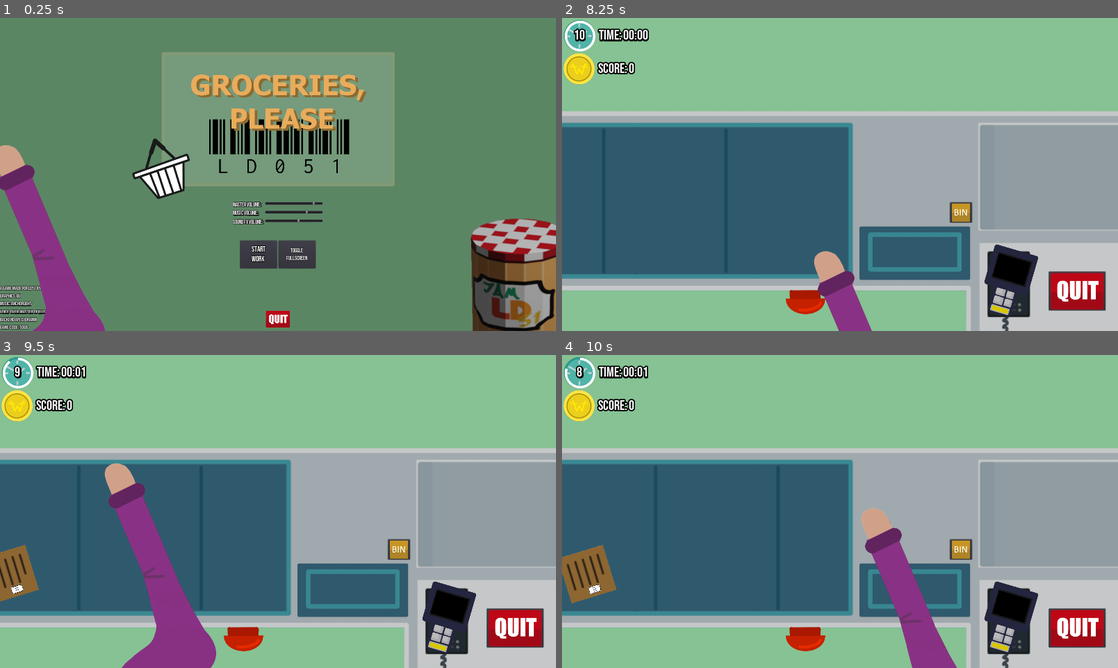
Above: before the commit, frames 1-4 (two rows, left to right).
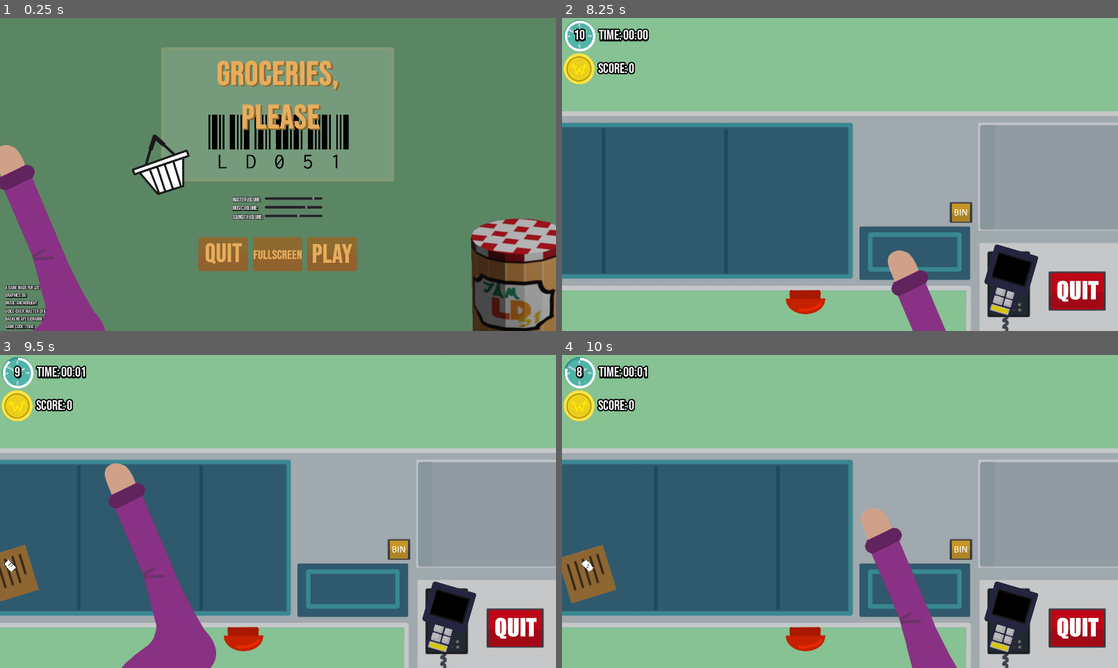
Above: after the commit, the same moments.

Repository: sboigelot/LD51
Game: Godot game, scene res://Scenes/MainMenu.tscn
Same seed, same stepped clock (60 frames per second), same inputs: the game is played once before the commit and once after it. Sound files missing from this copy of the repository are replaced by a short silence.
Inputs (mouse positions are in pixels of both pictures, inside the frame that each line leads up to; where the layout moved, square brackets give the same spot in the first picture):
- Up to frame 1 (0.25 s): no input
- Up to frame 2 (8.25 s): click (895, 252) [823, 255] at 0.5 s; click (917, 252) at 1.25 s; click (912, 252) at 2.02 s; type "12" at 2.1 s; click (1012, 284) at 2.75 s; click (806, 302) at 3.5 s; move the mouse to (962, 158) at 4.27 s; hold Right (ui_right) 4.28-5.03 s; tap Z at 4.35, 5.85, 7.35 s; click (962, 158) at 4.42 s; move the mouse to (728, 190) at 5.02 s; hold Down (ui_down) 5.03-5.78 s; tap Q at 5.1, 6.6 s; click (728, 190) at 5.17 s; move the mouse to (895, 105) at 5.77 s; hold Right (ui_right) 5.78-6.53 s; click (895, 105) at 5.92 s; move the mouse to (812, 237) at 6.52 s; hold Up (ui_up) 6.53-7.28 s; click (812, 237) at 6.67 s; move the mouse to (1006, 221) at 7.27 s; hold Left (ui_left) 7.28-8 s; click (1006, 221) at 7.42 s; tap Escape (ui_cancel) at 7.9 s; click (895, 252) [823, 255] at 8 s
- Up to frame 3 (9.5 s): move the mouse to (111, 464) at 8.77 s; hold Left (ui_left) from 8.78 s (still down); tap Q at 8.85 s; click (111, 464) at 8.92 s
- Up to frame 4 (10 s): move the mouse to (867, 511) at 9.52 s; release Left (ui_left) at 9.53 s; hold Down (ui_down) from 9.53 s (still down); tap Z at 9.6 s; click (867, 511) at 9.67 s

The runs differ from the first frame. In frame 1, 11% of the frame differs, in the area x 0-71%, y 9-100%; in frame 2, 2.9%; in frame 3, less than 0.1%; in frame 4, less than 0.1%.

Commit message:
End last stream

Diff:
--- a/LD51/Products/Cube/Fresch/Package.tscn
+++ b/LD51/Products/Cube/Fresch/Package.tscn
@@ -27,22 +27,22 @@
 [node name="BarcodesPlaceholder" type="Spatial" parent="RotationRoot"]
 
 [node name="FrontBarcode" parent="RotationRoot/BarcodesPlaceholder" instance=ExtResource( 3 )]
-transform = Transform( 0.0220767, 0, -0.999756, 0, 1, 0, 0.999756, 0, 0.0220767, -0.708234, 1.01192, 0.120253 )
+transform = Transform( -0.904938, 0, -0.425542, 0, 1, 0, 0.425542, 0, -0.904938, 0.333248, 1.04216, 0.120253 )
 
 [node name="BackBarcode" parent="RotationRoot/BarcodesPlaceholder" instance=ExtResource( 3 )]
-transform = Transform( 0.689569, -6.33133e-08, -0.72422, 0, -1, 8.74228e-08, -0.72422, -6.02841e-08, -0.689569, 0.618416, -1.02058, 0.551362 )
+transform = Transform( 0.689569, -6.33133e-08, -0.72422, 0, -1, 8.74228e-08, -0.72422, -6.02841e-08, -0.689569, 0.618416, -1.04492, 0.551362 )
 
 [node name="LeftBarcode" parent="RotationRoot/BarcodesPlaceholder" instance=ExtResource( 3 )]
-transform = Transform( -4.37114e-08, 1, -4.37114e-08, 0, -4.37114e-08, -1, -1, -4.37114e-08, 1.91069e-15, 1.00296, -0.634162, 0.329227 )
+transform = Transform( -4.37114e-08, 1, -4.37114e-08, 0, -4.37114e-08, -1, -1, -4.37114e-08, 1.91069e-15, 1.01915, -0.634162, 0.329227 )
 
 [node name="RightBarcode" parent="RotationRoot/BarcodesPlaceholder" instance=ExtResource( 3 )]
-transform = Transform( -4.37114e-08, -1, 4.37114e-08, 0.00141372, -4.37732e-08, -0.999999, 0.999999, -4.36496e-08, 0.00141372, -1.03415, -0.470939, -0.0326832 )
+transform = Transform( -4.37114e-08, -1, 4.37114e-08, 0.00141372, -4.37732e-08, -0.999999, 0.999999, -4.36496e-08, 0.00141372, -1.04848, -0.470939, -0.0326832 )
 
 [node name="TopBarcode" parent="RotationRoot/BarcodesPlaceholder" instance=ExtResource( 3 )]
-transform = Transform( 1, 0, 0, 0, -4.37114e-08, -1, 0, 1, -4.37114e-08, -0.340935, -0.557864, 1.02011 )
+transform = Transform( 1, 0, 0, 0, -4.37114e-08, -1, 0, 1, -4.37114e-08, -0.340935, -0.557864, 1.02952 )
 
 [node name="BottomBarcode" parent="RotationRoot/BarcodesPlaceholder" instance=ExtResource( 3 )]
-transform = Transform( 1, 0, 0, 0, -4.37114e-08, 1, 0, -1, -4.37114e-08, -0.509836, -0.803666, -1.01198 )
+transform = Transform( 1, 0, 0, 0, -4.37114e-08, 1, 0, -1, -4.37114e-08, -0.509836, -0.803666, -1.01699 )
 
 [connection signal="input_event" from="." to="." method="_on_Package_input_event"]
 [connection signal="clicked" from="RotationRoot/BarcodesPlaceholder/FrontBarcode" to="." method="_on_Barcode_clicked"]
--- a/LD51/Products/y30z130/CaptainChris/Package.tscn
+++ b/LD51/Products/y30z130/CaptainChris/Package.tscn
@@ -33,13 +33,13 @@
 transform = Transform( 0.400461, -8.01067e-08, -0.916314, 0, -1, 8.74228e-08, -0.916314, -3.50094e-08, -0.400461, 0.0495687, -0.30431, -0.0877775 )
 
 [node name="LeftBarcode" parent="RotationRoot/BarcodesPlaceholder" instance=ExtResource( 3 )]
-transform = Transform( -4.37114e-08, 1, -4.37114e-08, 0, -4.37114e-08, -1, -1, -4.37114e-08, 1.91069e-15, 1.01064, -0.122652, -0.886353 )
+transform = Transform( -4.37114e-08, 1, -4.37114e-08, 0, -4.37114e-08, -1, -1, -4.37114e-08, 1.91069e-15, 1.02816, -0.122652, -0.886353 )
 
 [node name="RightBarcode" parent="RotationRoot/BarcodesPlaceholder" instance=ExtResource( 3 )]
-transform = Transform( -4.37114e-08, -1, 4.37114e-08, 0, -4.37114e-08, -1, 1, -4.37114e-08, 1.91069e-15, -1.02216, -0.0224996, -0.795384 )
+transform = Transform( -4.37114e-08, -1, 4.37114e-08, 0, -4.37114e-08, -1, 1, -4.37114e-08, 1.91069e-15, -1.01901, -0.0224996, -0.795384 )
 
 [node name="TopBarcode" parent="RotationRoot/BarcodesPlaceholder" instance=ExtResource( 3 )]
-transform = Transform( 0.999793, -8.89489e-10, -0.0203491, -0.0203491, -4.37023e-08, -0.999793, 0, 1, -4.37114e-08, 0.512095, 0.00156698, 1.30228 )
+transform = Transform( 0.999793, -8.89489e-10, -0.0203491, -0.0203491, -4.37023e-08, -0.999793, 0, 1, -4.37114e-08, 0.512095, 0.00156698, 1.34031 )
 
 [node name="BottomBarcode" parent="RotationRoot/BarcodesPlaceholder" instance=ExtResource( 3 )]
 transform = Transform( 0.899543, 1.90946e-08, -0.436833, 0.436833, -3.93203e-08, 0.899543, 0, -1, -4.37114e-08, -0.616025, 0.0285805, -1.30771 )
--- a/LD51/Scenes/MainMenu.gd
+++ b/LD51/Scenes/MainMenu.gd
@@ -24,6 +24,7 @@
 	else:
 		webgl_button.visible = true
 	update_sound_sliders()
+	Music.play(load("res://Sounds/Musics/onboarging.ogg"))
 
 func _on_NewGameButton_pressed():
 #	SfxManager.play("ui-button-click")
--- a/LD51/Scenes/MainMenu.tscn
+++ b/LD51/Scenes/MainMenu.tscn
@@ -7,10 +7,12 @@
 [ext_resource path="res://Sprites/LD51-hand.png" type="Texture" id=5]
 [ext_resource path="res://Sprites/mainbackground.png" type="Texture" id=6]
 [ext_resource path="res://Fonts/Bebas_16.tres" type="DynamicFont" id=7]
-[ext_resource path="res://Sprites/quit.png" type="Texture" id=8]
+[ext_resource path="res://Sprites/QUIT-BUTTON.png" type="Texture" id=8]
 [ext_resource path="res://Fonts/Bebas_48.tres" type="DynamicFont" id=9]
 [ext_resource path="res://Sprites/LOGO .png" type="Texture" id=10]
 [ext_resource path="res://Sprites/LOGO-CART.png" type="Texture" id=11]
+[ext_resource path="res://Sprites/PLAY-BUTTON.png" type="Texture" id=12]
+[ext_resource path="res://Sprites/FULLSCREEN.png" type="Texture" id=13]
 
 [sub_resource type="StyleBoxFlat" id=1]
 bg_color = Color( 0.360784, 0.529412, 0.396078, 1 )
@@ -35,22 +37,6 @@
 margin_bottom = 1080.0
 texture = ExtResource( 6 )
 
-[node name="TitleLabel2" type="Label" parent="PanelContainer"]
-margin_top = 927.0
-margin_right = 1920.0
-margin_bottom = 1080.0
-size_flags_vertical = 8
-custom_colors/font_color_shadow = Color( 0, 0, 0, 1 )
-custom_constants/shadow_offset_x = 0
-custom_fonts/font = ExtResource( 7 )
-text = "A game made for LD51 by:
-Graphics: Bu
-Music: Anchorlight
-Voice-over: Master of illusion
-Backend API: djoramm
-Game code: Togis"
-valign = 1
-
 [node name="CenterContainer" type="MarginContainer" parent="PanelContainer"]
 margin_right = 1920.0
 margin_bottom = 1080.0
@@ -61,21 +47,21 @@
 custom_constants/margin_bottom = 100
 
 [node name="VBoxContainer" type="VBoxContainer" parent="PanelContainer/CenterContainer/MarginContainer"]
-margin_left = 556.0
-margin_top = 118.0
+margin_left = 555.0
+margin_top = 104.0
 margin_right = 1364.0
-margin_bottom = 861.0
+margin_bottom = 875.0
 size_flags_horizontal = 4
 size_flags_vertical = 4
 custom_constants/separation = 50
 
 [node name="TitleContainer" type="MarginContainer" parent="PanelContainer/CenterContainer/MarginContainer/VBoxContainer"]
-margin_right = 808.0
-margin_bottom = 467.0
+margin_right = 809.0
+margin_bottom = 464.0
 
 [node name="TitleLabel" type="Label" parent="PanelContainer/CenterContainer/MarginContainer/VBoxContainer/TitleContainer"]
 visible = false
-margin_right = 808.0
+margin_right = 809.0
 margin_bottom = 111.0
 size_flags_vertical = 0
 custom_colors/font_color = Color( 1, 1, 1, 1 )
@@ -88,8 +74,8 @@
 valign = 1
 
 [node name="TextureRect" type="TextureRect" parent="PanelContainer/CenterContainer/MarginContainer/VBoxContainer/TitleContainer"]
-margin_right = 808.0
-margin_bottom = 467.0
+margin_right = 809.0
+margin_bottom = 464.0
 texture = ExtResource( 10 )
 
 [node name="TextureRect" type="TextureRect" parent="PanelContainer/CenterContainer/MarginContainer/VBoxContainer/TitleContainer/TextureRect"]
@@ -101,9 +87,9 @@
 
 [node name="MusicConrol" type="GridContainer" parent="PanelContainer/CenterContainer/MarginContainer/VBoxContainer"]
 margin_left = 245.0
-margin_top = 517.0
+margin_top = 514.0
 margin_right = 563.0
-margin_bottom = 597.0
+margin_bottom = 594.0
 size_flags_horizontal = 4
 columns = 2
 
@@ -151,80 +137,48 @@
 rect_min_size = Vector2( 200, 0 )
 
 [node name="HBoxContainer" type="HBoxContainer" parent="PanelContainer/CenterContainer/MarginContainer/VBoxContainer"]
-margin_left = 273.0
-margin_top = 647.0
-margin_right = 534.0
-margin_bottom = 743.0
+margin_left = 124.0
+margin_top = 644.0
+margin_right = 684.0
+margin_bottom = 771.0
+size_flags_horizontal = 6
+size_flags_vertical = 6
+
+[node name="QuitButton" type="Button" parent="PanelContainer/CenterContainer/MarginContainer/VBoxContainer/HBoxContainer"]
+margin_right = 184.0
+margin_bottom = 127.0
+rect_min_size = Vector2( 184, 127 )
 size_flags_horizontal = 4
-size_flags_vertical = 6
-custom_constants/separation = 5
-
-[node name="StartButton" type="Button" parent="PanelContainer/CenterContainer/MarginContainer/VBoxContainer/HBoxContainer"]
-margin_right = 128.0
-margin_bottom = 96.0
-rect_min_size = Vector2( 128, 96 )
+size_flags_vertical = 8
+icon = ExtResource( 8 )
+flat = true
+expand_icon = true
+
+[node name="FullscreenButton" type="Button" parent="PanelContainer/CenterContainer/MarginContainer/VBoxContainer/HBoxContainer"]
+margin_left = 188.0
+margin_right = 372.0
+margin_bottom = 127.0
+rect_min_size = Vector2( 184, 127 )
+focus_mode = 0
 size_flags_horizontal = 0
 size_flags_vertical = 0
 custom_fonts/font = ExtResource( 3 )
-
-[node name="MarginContainer" type="MarginContainer" parent="PanelContainer/CenterContainer/MarginContainer/VBoxContainer/HBoxContainer/StartButton"]
-anchor_right = 1.0
-anchor_bottom = 1.0
-mouse_filter = 2
-
-[node name="RichTextLabel" type="RichTextLabel" parent="PanelContainer/CenterContainer/MarginContainer/VBoxContainer/HBoxContainer/StartButton/MarginContainer"]
-margin_top = 12.0
-margin_right = 128.0
-margin_bottom = 84.0
-mouse_filter = 2
-size_flags_horizontal = 3
-size_flags_vertical = 4
-custom_fonts/normal_font = ExtResource( 3 )
-bbcode_enabled = true
-bbcode_text = "[center]Start
-Work[/center]"
-text = "Start
-Work"
-fit_content_height = true
-
-[node name="FullscreenButton" type="Button" parent="PanelContainer/CenterContainer/MarginContainer/VBoxContainer/HBoxContainer"]
-margin_left = 133.0
-margin_right = 261.0
-margin_bottom = 96.0
-rect_min_size = Vector2( 128, 96 )
+enabled_focus_mode = 0
+icon = ExtResource( 13 )
+flat = true
+expand_icon = true
+
+[node name="StartButton" type="Button" parent="PanelContainer/CenterContainer/MarginContainer/VBoxContainer/HBoxContainer"]
+margin_left = 376.0
+margin_right = 560.0
+margin_bottom = 127.0
+rect_min_size = Vector2( 184, 127 )
+focus_mode = 0
 size_flags_horizontal = 0
 size_flags_vertical = 0
 custom_fonts/font = ExtResource( 3 )
-
-[node name="MarginContainer" type="MarginContainer" parent="PanelContainer/CenterContainer/MarginContainer/VBoxContainer/HBoxContainer/FullscreenButton"]
-anchor_right = 1.0
-anchor_bottom = 1.0
-mouse_filter = 2
-
-[node name="RichTextLabel" type="RichTextLabel" parent="PanelContainer/CenterContainer/MarginContainer/VBoxContainer/HBoxContainer/FullscreenButton/MarginContainer"]
-margin_top = 23.0
-margin_right = 128.0
-margin_bottom = 73.0
-mouse_filter = 2
-size_flags_horizontal = 3
-size_flags_vertical = 4
-custom_fonts/normal_font = ExtResource( 2 )
-bbcode_enabled = true
-bbcode_text = "[center]Toggle
-Fullscreen[/center]"
-text = "Toggle
-Fullscreen"
-fit_content_height = true
-
-[node name="QuitButton" type="Button" parent="PanelContainer"]
-margin_left = 912.0
-margin_top = 1000.0
-margin_right = 1008.0
-margin_bottom = 1080.0
-rect_min_size = Vector2( 96, 80 )
-size_flags_horizontal = 4
-size_flags_vertical = 8
-icon = ExtResource( 8 )
+enabled_focus_mode = 0
+icon = ExtResource( 12 )
 flat = true
 expand_icon = true
 
@@ -261,6 +215,22 @@
 click here to switch to fullscreen"
 fit_content_height = true
 
+[node name="TitleLabel2" type="Label" parent="."]
+margin_left = 20.0
+margin_top = 919.0
+margin_right = 1900.0
+margin_bottom = 1072.0
+size_flags_vertical = 8
+custom_colors/font_color_shadow = Color( 0, 0, 0, 1 )
+custom_fonts/font = ExtResource( 7 )
+text = "A game made for LD51 by:
+Graphics: Bu
+Music: Anchorlight
+Voice-over: Master of illusion
+Backend API: djoramm
+Game code: Togis"
+valign = 1
+
 [node name="Cashier" type="Node2D" parent="."]
 
 [node name="HandNode" type="Node2D" parent="Cashier"]
@@ -272,7 +242,7 @@
 [connection signal="value_changed" from="PanelContainer/CenterContainer/MarginContainer/VBoxContainer/MusicConrol/MasterVolumeSlider" to="." method="_on_MasterVolumeSlider_value_changed"]
 [connection signal="value_changed" from="PanelContainer/CenterContainer/MarginContainer/VBoxContainer/MusicConrol/MusicVolumeSlider" to="." method="_on_MusicVolumeSlider_value_changed"]
 [connection signal="value_changed" from="PanelContainer/CenterContainer/MarginContainer/VBoxContainer/MusicConrol/SoundFxVolumeSlider" to="." method="_on_SoundFxVolumeSlider_value_changed"]
+[connection signal="pressed" from="PanelContainer/CenterContainer/MarginContainer/VBoxContainer/HBoxContainer/QuitButton" to="." method="_on_QuitButton_pressed"]
+[connection signal="pressed" from="PanelContainer/CenterContainer/MarginContainer/VBoxContainer/HBoxContainer/FullscreenButton" to="." method="_on_FullscreenButton_pressed"]
 [connection signal="pressed" from="PanelContainer/CenterContainer/MarginContainer/VBoxContainer/HBoxContainer/StartButton" to="." method="_on_StartButton_pressed"]
-[connection signal="pressed" from="PanelContainer/CenterContainer/MarginContainer/VBoxContainer/HBoxContainer/FullscreenButton" to="." method="_on_FullscreenButton_pressed"]
-[connection signal="pressed" from="PanelContainer/QuitButton" to="." method="_on_QuitButton_pressed"]
 [connection signal="pressed" from="PanelContainer/WebGLButton" to="." method="_on_WebGLButton_pressed"]
--- a/LD51/Scenes/Supermarket3d.gd
+++ b/LD51/Scenes/Supermarket3d.gd
@@ -107,6 +107,9 @@
 		package_scenes.append(load(product_scene))
 
 func _ready():
+
+	Music.play(load("res://Sounds/Musics/ExtendedSteady_BeatsToMakeMinimumWageTo.ogg"))
+
 	load_products()
 
 	Input.set_mouse_mode(Input.MOUSE_MODE_HIDDEN)
@@ -560,7 +563,7 @@
 const speech_bubble_scene1 = preload("res://Scenes/SpeechBubble2.tscn")
 const speech_bubble_scene2 = preload("res://Scenes/SpeechBubble3.tscn")
 
-export(float) var karen_chance_percent_per_timer = 15
+export(float) var karen_chance_percent_per_timer = 10
 var karen_accumulated_chance: float = 0
 var karen_last_bubble_spawn_time:float = 0
 export var karen_bubble_spawn_delay:float = 3
--- a/LD51/Scenes/Supermarket3d.tscn
+++ b/LD51/Scenes/Supermarket3d.tscn
@@ -702,7 +702,7 @@
 custom_colors/font_color = Color( 0.352941, 0.815686, 0.196078, 1 )
 custom_colors/font_color_shadow = Color( 0.137255, 0.529412, 0.0823529, 1 )
 custom_fonts/font = ExtResource( 10 )
-text = "  new pacakges!"
+text = "  new packages!"
 
 [node name="ScoreContainer" type="HBoxContainer" parent="CanvasLayer/Supermarket/ScoreHUD/MarginContainer/VBoxContainer"]
 margin_top = 116.0
--- a/LD51/Scenes/VictoryScreen.gd
+++ b/LD51/Scenes/VictoryScreen.gd
@@ -37,6 +37,8 @@
 	update_top_score_ui()
 	update_top_time_ui()
 	reload_leaderboard()
+
+	Music.play(load("res://Sounds/Musics/onboarging.ogg"))
 
 func update_top_score_ui():
 	top_score_rtb.bbcode_text = "[center][b]TOP 10 SCORES[/b]\n"
--- a/LD51/Scenes/VictoryScreen.tscn
+++ b/LD51/Scenes/VictoryScreen.tscn
@@ -9,6 +9,8 @@
 [ext_resource path="res://Sprites/quit.png" type="Texture" id=7]
 [ext_resource path="res://Sprites/LD51-hand.png" type="Texture" id=8]
 [ext_resource path="res://Sprites/LOGO-CART.png" type="Texture" id=9]
+[ext_resource path="res://Sprites/REPLAY-BUTTON.png" type="Texture" id=10]
+[ext_resource path="res://Sprites/POSTSCORE.png" type="Texture" id=11]
 
 [node name="VictoryScreen" type="Control"]
 anchor_right = 1.0
@@ -57,9 +59,9 @@
 
 [node name="VBoxContainer" type="VBoxContainer" parent="CenterContainer/MarginContainer"]
 margin_left = 508.0
-margin_top = 39.0
+margin_top = 6.0
 margin_right = 1412.0
-margin_bottom = 890.0
+margin_bottom = 924.0
 size_flags_horizontal = 4
 size_flags_vertical = 4
 
@@ -93,7 +95,7 @@
 [node name="HBoxContainer" type="GridContainer" parent="CenterContainer/MarginContainer/VBoxContainer"]
 margin_top = 292.0
 margin_right = 904.0
-margin_bottom = 851.0
+margin_bottom = 918.0
 columns = 2
 
 [node name="TopScoreRichTextLabel" type="RichTextLabel" parent="CenterContainer/MarginContainer/VBoxContainer/HBoxContainer"]
@@ -218,28 +220,37 @@
 align = 2
 
 [node name="RetryButton" type="Button" parent="CenterContainer/MarginContainer/VBoxContainer/HBoxContainer"]
-margin_left = 177.0
+margin_left = 133.0
 margin_top = 499.0
-margin_right = 273.0
-margin_bottom = 559.0
-rect_min_size = Vector2( 96, 60 )
-size_flags_horizontal = 4
-custom_fonts/font = ExtResource( 3 )
-text = "Replay"
+margin_right = 317.0
+margin_bottom = 626.0
+rect_min_size = Vector2( 184, 127 )
+focus_mode = 0
+size_flags_horizontal = 4
+custom_fonts/font = ExtResource( 3 )
+enabled_focus_mode = 0
+icon = ExtResource( 10 )
+flat = true
+expand_icon = true
 
 [node name="PostScoreButton" type="Button" parent="CenterContainer/MarginContainer/VBoxContainer/HBoxContainer"]
-margin_left = 623.0
+margin_left = 587.0
 margin_top = 499.0
-margin_right = 734.0
-margin_bottom = 559.0
-rect_min_size = Vector2( 96, 60 )
-size_flags_horizontal = 4
-custom_fonts/font = ExtResource( 3 )
-text = "Post Score"
+margin_right = 771.0
+margin_bottom = 626.0
+rect_min_size = Vector2( 184, 127 )
+focus_mode = 0
+size_flags_horizontal = 4
+custom_fonts/font = ExtResource( 3 )
+enabled_focus_mode = 0
+icon = ExtResource( 11 )
+flat = true
+expand_icon = true
 
 [node name="MarginContainer" type="MarginContainer" parent="."]
 anchor_right = 1.0
 anchor_bottom = 1.0
+mouse_filter = 2
 size_flags_horizontal = 3
 size_flags_vertical = 3
 custom_constants/margin_right = 50
@@ -252,17 +263,20 @@
 margin_top = 950.0
 margin_right = 1008.0
 margin_bottom = 1030.0
+mouse_filter = 2
 size_flags_horizontal = 4
 size_flags_vertical = 8
 
 [node name="VBoxContainer" type="VBoxContainer" parent="MarginContainer/VBoxContainer"]
 margin_right = 96.0
 margin_bottom = 80.0
+mouse_filter = 2
 size_flags_horizontal = 0
 
 [node name="Controls" type="VBoxContainer" parent="MarginContainer/VBoxContainer/VBoxContainer"]
 margin_right = 96.0
 margin_bottom = 80.0
+mouse_filter = 2
 
 [node name="BackToMenuButton" type="Button" parent="MarginContainer/VBoxContainer/VBoxContainer/Controls"]
 margin_right = 96.0
--- a/LD51/Sounds/Music.tscn
+++ b/LD51/Sounds/Music.tscn
@@ -18,6 +18,7 @@
 
 export var playlist:Array = [
 	\"res://Sounds/Musics/ExtendedSteady_BeatsToMakeMinimumWageTo.ogg\",
+	\"res://Sounds/Musics/onboarging.ogg\",
 ]
 
 export var previous_random_picks = []
@@ -73,7 +74,7 @@
 
 [node name="Music" type="Node"]
 script = SubResource( 1 )
-play_on_start = true
+playlist = [ "res://Sounds/Musics/ExtendedSteady_BeatsToMakeMinimumWageTo.ogg", null ]
 
 [node name="AudioStreamPlayer" type="AudioStreamPlayer" parent="."]
 autoplay = true
Not shown: 1 places in LD51/Scenes/MainMenu.tscn that only renumber resources
Not shown: 1 places in LD51/Scenes/VictoryScreen.tscn that only renumber resources
Not shown, added: LD51/Sounds/Musics/onboarging.ogg.import
Binary file added: LD51/Sprites/FULLSCREEN.png
Not shown, added: LD51/Sprites/FULLSCREEN.png.import
Binary file changed: LD51/Sprites/LOGO .png
Binary file added: LD51/Sprites/PLAY-BUTTON.png
Not shown, added: LD51/Sprites/PLAY-BUTTON.png.import
Binary file added: LD51/Sprites/POSTSCORE.png
Not shown, added: LD51/Sprites/POSTSCORE.png.import
Binary file added: LD51/Sprites/QUIT-BUTTON.png
Not shown, added: LD51/Sprites/QUIT-BUTTON.png.import
(and 3 more such lines)
